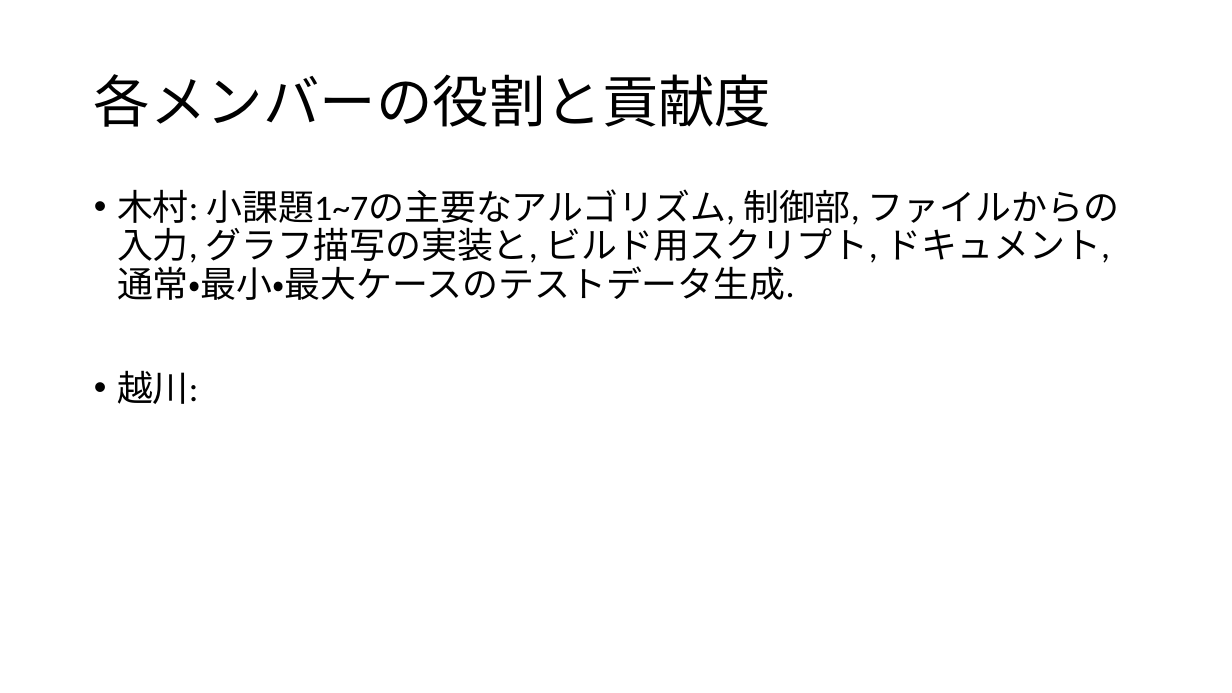
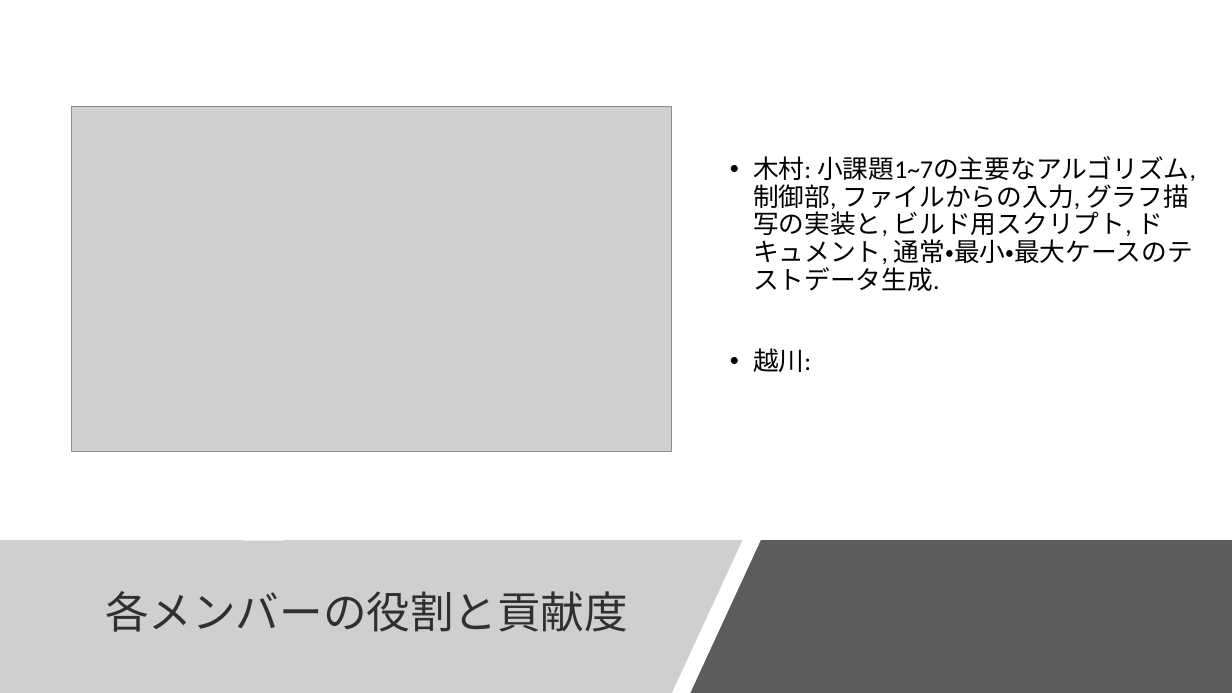
Before and after one commit to ie03-aizu-2019/ie03project-skys, a slide deck: slide 17 of Reports/Midterm.pptx (slide 18 before the commit). Drawn at 1232x693 pixels with LibreOffice and Linux fonts; fonts in the diff are those of the drawing; grey boxes stand for pictures. Boxes give left, top, right and bottom in pixels: in the first picture for what was removed or moved away, otherwise in the second. Text is boxed around its words. In the diff, an @@ line names an element or a change of style, - is before the commit and + after.

Commit message:
役割をメモ

```diff
--- a/Reports/Midterm.pptx
+++ b/Reports/Midterm.pptx
@@ text "木村: 小課題1~7の主要なアルゴリズム, 制御部, ファイルからの入力, グラフ描写の実装と, ...": place and size @@
-text "木村: 小課題1~7の主要なアルゴリズム, 制御部, ファイルからの入力, グラフ描写の実装と, ..." at (117, 189, 1119, 404)
+text "木村: 小課題1~7の主要なアルゴリズム, 制御部, ファイルからの入力, グラフ描写の実装と, ..." at (753, 156, 1196, 372)
@@ text "木村: 小課題1~7の主要なアルゴリズム, 制御部, ファイルからの入力, グラフ描写の実装と, ..." at (753, 156, 1196, 372): size 28 to 20 pt; vertical alignment top to middle @@
@@ picture added at (71, 106, 672, 452) @@
@@ freeform shape added at (0, 541, 742, 693), fill #D0CECE @@
@@ title "各メンバーの役割と貢献度": place and size @@
-title "各メンバーの役割と貢献度" at (94, 74, 772, 127)
+title "各メンバーの役割と貢献度" at (105, 591, 628, 632)
@@ title "各メンバーの役割と貢献度" at (105, 591, 628, 632): size 44 to 34 pt, text colour #000000 to #303030 @@
@@ freeform shape added at (690, 541, 1232, 693), fill #404040 at 85% opacity @@
```
Also in this commit, not shown: 1 other slide changed, 1 slide removed.
